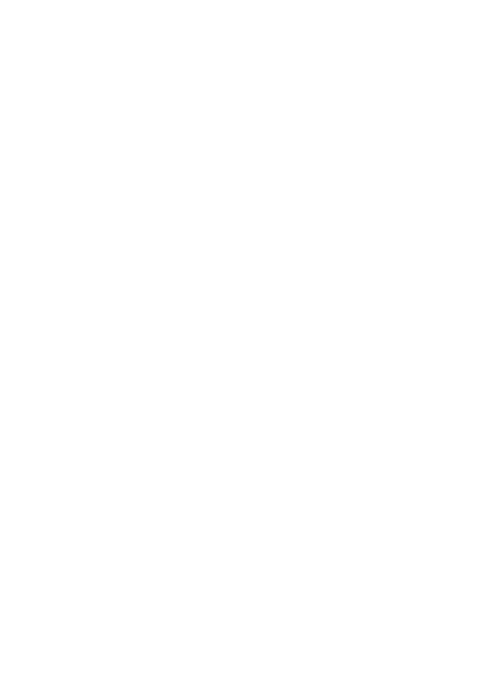
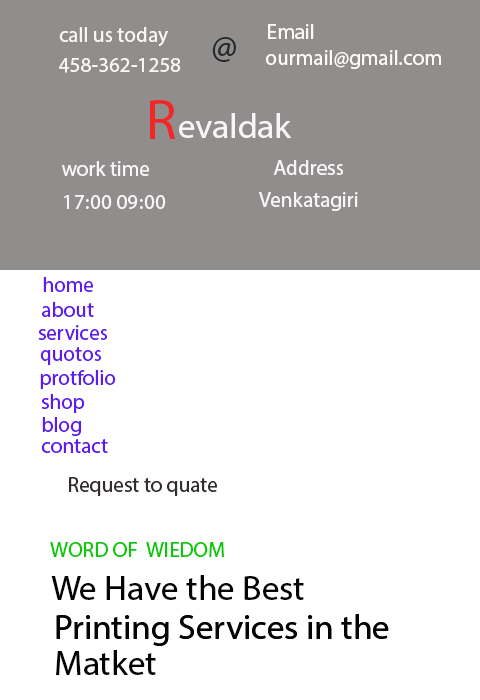
Before/after of a w=480, h=700 layered artwork. What changed in the layer stack:
added layer "Request to quate" above "Rectangle 3" over [69, 477, 217, 496]
added layer "Rectangle 3" above "Rectangle 2" over [69, 477, 217, 496]
added layer "Rectangle 2" above "Printing Services in the" over [69, 477, 217, 496]
added layer "Printing Services in the" above "mobilesreen" over [56, 614, 389, 646]
added layer "mobilesreen" above "Matket" over [0, 0, 480, 675]
added layer "Matket" over [56, 650, 156, 675]
added layer "We Have the Best" above "WORD OF WIEDOM" over [51, 575, 304, 600]
added layer "WORD OF WIEDOM" over [50, 542, 224, 557]
added layer "contact" above "blog" over [41, 439, 108, 453]
added layer "shop" above "protfolio" over [41, 394, 85, 413]
added layer "protfolio" above "quotos" over [40, 370, 116, 389]
added layer "quotos" above "services" over [40, 347, 101, 365]
added layer "services" above "Layer 6" over [38, 325, 107, 340]
added layer "home about" above "Venkatagiri" over [42, 277, 94, 317]
added layer "Venkatagiri" above "Address" over [259, 192, 358, 211]
added layer "Address" above "09:00 17:00" over [273, 160, 343, 175]
added layer "09:00 17:00" above "work time" over [64, 195, 166, 209]
added layer "work time" above "evaldak" over [61, 161, 149, 176]
added layer "evaldak" above "R" over [179, 113, 292, 138]
added layer "R" above "Layer 1" over [150, 100, 176, 139]
added layer "ourmail@gmail.com" above "Email" over [266, 50, 441, 69]
added layer "458-362-1258" above "call us today" over [59, 58, 181, 73]
added layer "call us today" above "Background" over [59, 27, 168, 47]
painted on "Background" over [0, 0, 480, 270]
…and 3 more changes (3 added)
